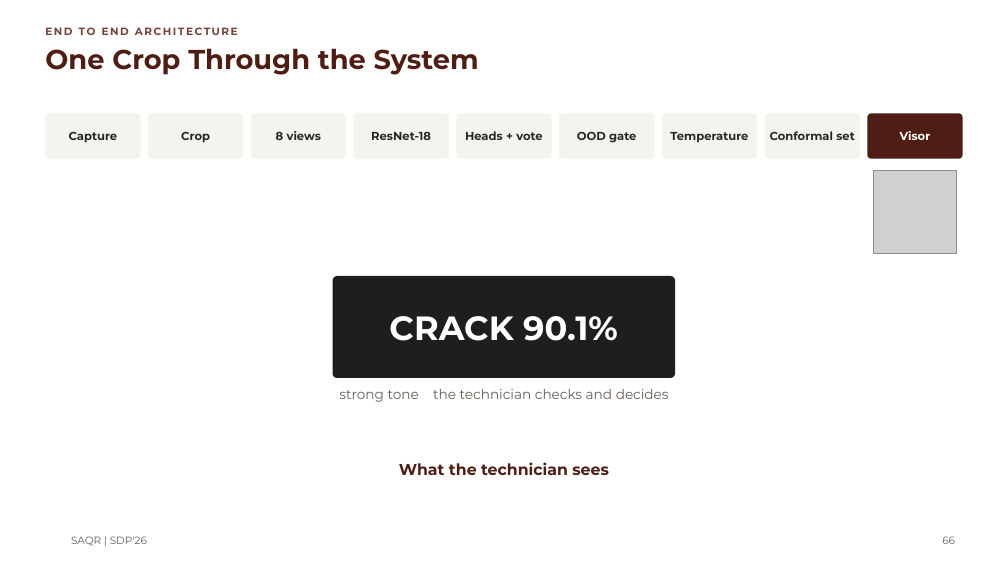
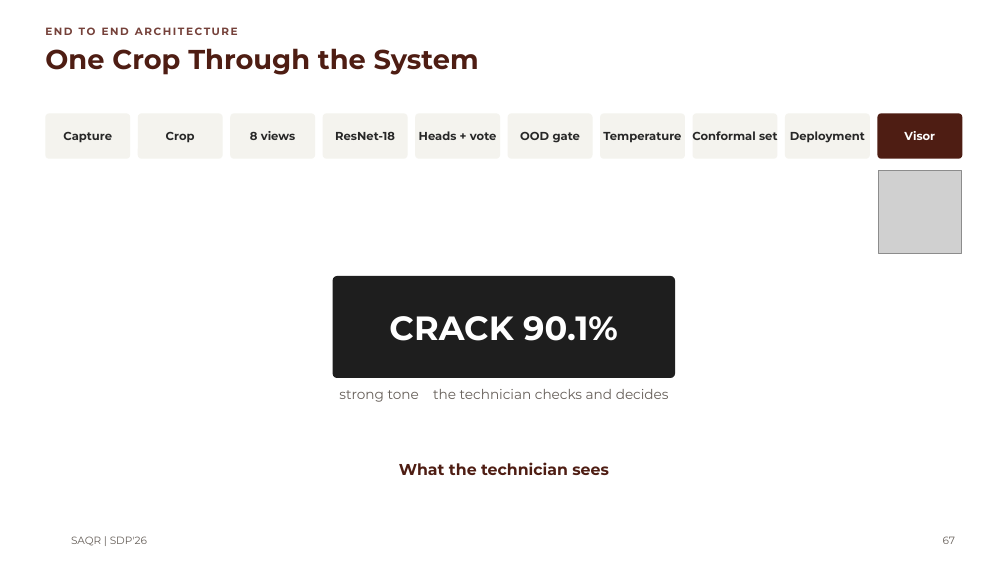
Before and after one commit to MASAR-AUS/SAQR, a slide deck: slide 67 of SAQR CMP490 Presentation.pptx (slide 66 before the commit). Drawn at 1008x567 pixels with LibreOffice and Linux fonts; fonts in the diff are those of the drawing; grey boxes stand for pictures; background and template pictures are left out. Boxes give left, top, right and bottom in pixels: in the first picture for what was removed or moved away, otherwise in the second. Text is boxed around its words. In the diff, an @@ line names an element or a change of style, - is before the commit and + after.

```diff
--- a/SAQR CMP490 Presentation.pptx
+++ b/SAQR CMP490 Presentation.pptx
@@ text "Capture": place and size @@
-text "Capture" at (69, 132, 118, 143)
+text "Capture" at (63, 132, 112, 143)
@@ rounded rectangle: place and size @@
-rounded rectangle at (45, 113, 141, 159)
+rounded rectangle at (45, 113, 130, 159)
@@ text "Crop": place and size @@
-text "Crop" at (181, 132, 210, 143)
+text "Crop" at (166, 132, 195, 143)
@@ rounded rectangle: place and size @@
-rounded rectangle at (148, 113, 243, 159)
+rounded rectangle at (138, 113, 222, 159)
@@ text "8 views": place and size @@
-text "8 views" at (276, 131, 322, 140)
+text "8 views" at (250, 131, 296, 140)
@@ rounded rectangle: place and size @@
-rounded rectangle at (251, 113, 346, 159)
+rounded rectangle at (231, 113, 315, 159)
@@ text "ResNet-18": place and size @@
-text "ResNet-18" at (371, 132, 431, 140)
+text "ResNet-18" at (335, 132, 395, 140)
@@ rounded rectangle: place and size @@
-rounded rectangle at (354, 113, 449, 159)
+rounded rectangle at (323, 113, 408, 159)
@@ text "Heads + vote": place and size @@
-text "Heads + vote" at (465, 131, 542, 140)
+text "Heads + vote" at (419, 131, 496, 140)
@@ rounded rectangle: place and size @@
-rounded rectangle at (457, 113, 552, 159)
+rounded rectangle at (415, 113, 500, 159)
@@ text "OOD gate": place and size @@
-text "OOD gate" at (577, 132, 636, 143)
+text "OOD gate" at (520, 132, 580, 143)
@@ rounded rectangle: place and size @@
-rounded rectangle at (560, 113, 655, 159)
+rounded rectangle at (507, 113, 592, 159)
@@ text "Temperature": place and size @@
-text "Temperature" at (670, 132, 748, 143)
+text "Temperature" at (603, 132, 681, 143)
@@ rounded rectangle: place and size @@
-rounded rectangle at (662, 113, 758, 159)
+rounded rectangle at (600, 113, 685, 159)
@@ text "Conformal set": place and size @@
-text "Conformal set" at (770, 131, 854, 140)
+text "Conformal set" at (692, 131, 777, 140)
@@ rounded rectangle: place and size @@
-rounded rectangle at (765, 113, 860, 159)
+rounded rectangle at (693, 113, 777, 159)
@@ rounded rectangle added at (785, 113, 870, 159), fill #F4F3EE @@
@@ text "Visor": place and size @@
-text "Visor" at (900, 131, 931, 140)
+text "Visor" at (904, 131, 935, 140)
@@ rounded rectangle: place and size @@
-rounded rectangle at (867, 113, 963, 159)
+rounded rectangle at (878, 113, 963, 159)
@@ text added at (790, 131, 865, 143), 11 pt, text #272727, bold @@
+Deployment
@@ picture: place and size @@
-picture at (873, 170, 957, 253)
+picture at (879, 170, 962, 253)
@@ page number at (943, 536, 955, 544): text changed @@
-66
+67
```
Also in this commit, not shown: 9 other slides changed.
